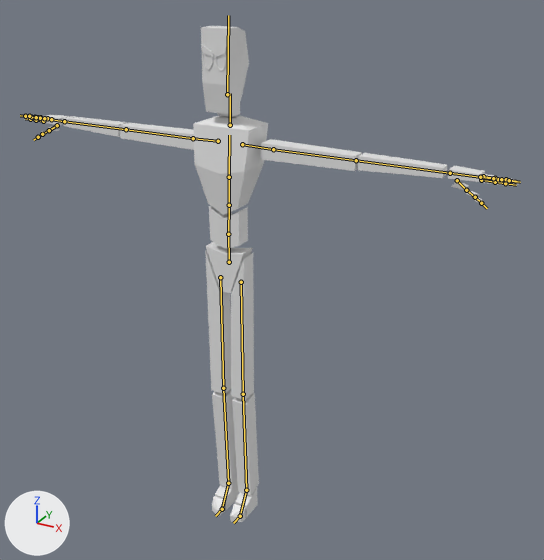
Before and after pictures for a commit that changed the Blender file Models/Bosses/ForestProtector.blend.
Rendered twice from a 50 mm lens placed at (253.0, -402.0, 403.0), pointed at (37.0, -8.0, 206.0). The lights are fixed; the arrows at lower left show +X, +Y and +Z. The picture after the commit comes second. The bones that change, and the others that lie on the model, are drawn over the model as lines.

Names of what the first picture shows: 'CharacterBase.002'.
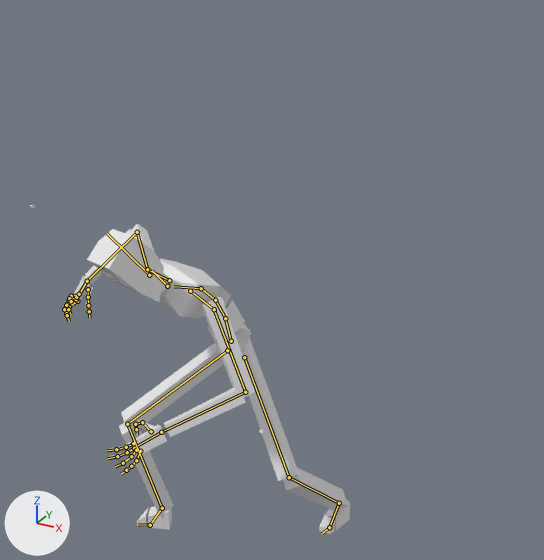
The newer file adds an action. The first version stands in its rest pose; the second is drawn at frame 5 of the action 'Armature.ForestProtector_Walk'.

What the commit changed:
Bone 'Ctrl_Thumb1_Right' (bone_ctrl_thumb1_right) turns from (0, 0, 0) to (0, 0, -68) degrees about its own x, y and z.
Bone 'Ctrl_Thumb2_Right' (bone_ctrl_thumb2_right) turns from (0, 0, 0) to (0, 0, 32) degrees about its own x, y and z.
Bone 'Ctrl_Thumb3_Right' (bone_ctrl_thumb3_right) turns from (0, 0, 0) to (0, 0, 32) degrees about its own x, y and z.
Bone 'Ctrl_Index1_Right' (bone_ctrl_index1_right) turns from (0, 0, 0) to (-31, 0, -18) degrees about its own x, y and z.
Bone 'Ctrl_Index2_Right' (bone_ctrl_index2_right) turns from (0, 0, 0) to (35, 0, 0) degrees about its own x, y and z.
Bone 'Ctrl_Index3_Right' (bone_ctrl_index3_right) turns from (0, 0, 0) to (35, 0, 0) degrees about its own x, y and z.
Bone 'Ctrl_Middle1_Right' (bone_ctrl_middle1_right) turns from (0, 0, 0) to (-31, 0, 0) degrees about its own x, y and z.
Bone 'Ctrl_Middle2_Right' (bone_ctrl_middle2_right) turns from (0, 0, 0) to (35, 0, 0) degrees about its own x, y and z.
Bone 'Ctrl_Middle3_Right' (bone_ctrl_middle3_right) turns from (0, 0, 0) to (35, 0, 0) degrees about its own x, y and z.
Bone 'Ctrl_Ring1_Right' (bone_ctrl_ring1_right) turns from (0, 0, 0) to (-31, 0, 10) degrees about its own x, y and z.
Bone 'Ctrl_Ring2_Right' (bone_ctrl_ring2_right) turns from (0, 0, 0) to (35, 0, 0) degrees about its own x, y and z.
Bone 'Ctrl_Ring3_Right' (bone_ctrl_ring3_right) turns from (0, 0, 0) to (35, 0, 0) degrees about its own x, y and z.
Bone 'Ctrl_Pinky1_Right' (bone_ctrl_pinky1_right) turns from (0, 0, 0) to (-31, 0, 21) degrees about its own x, y and z.
Bone 'Ctrl_Pinky2_Right' (bone_ctrl_pinky2_right) turns from (0, 0, 0) to (35, 0, 0) degrees about its own x, y and z.
Bone 'Ctrl_Pinky3_Right' (bone_ctrl_pinky3_right) turns from (0, 0, 0) to (35, 0, 0) degrees about its own x, y and z.
Bone 'Ctrl_Thumb1_Left' (bone_ctrl_thumb1_left) turns from (0, 0, 0) to (36, -52, 18) degrees about its own x, y and z.
Bone 'Ctrl_Thumb2_Left' (bone_ctrl_thumb2_left) turns from (0, 0, 0) to (-21, -24, -46) degrees about its own x, y and z.
Bone 'Ctrl_Thumb3_Left' (bone_ctrl_thumb3_left) turns from (0, 0, 0) to (-21, -24, -46) degrees about its own x, y and z.
Bone 'Ctrl_Index1_Left' (bone_ctrl_index1_left) turns from (0, 0, 0) to (-31, 0, 14) degrees about its own x, y and z.
Bone 'Ctrl_Index2_Left' (bone_ctrl_index2_left) turns from (0, 0, 0) to (35, 0, 0) degrees about its own x, y and z.
Bone 'Ctrl_Index3_Left' (bone_ctrl_index3_left) turns from (0, 0, 0) to (35, 0, 0) degrees about its own x, y and z.
Bone 'Ctrl_Middle1_Left' (bone_ctrl_middle1_left) turns from (0, 0, 0) to (-31, 0, 8) degrees about its own x, y and z.
Bone 'Ctrl_Middle2_Left' (bone_ctrl_middle2_left) turns from (0, 0, 0) to (35, 0, 0) degrees about its own x, y and z.
Bone 'Ctrl_Middle3_Left' (bone_ctrl_middle3_left) turns from (0, 0, 0) to (35, 0, 0) degrees about its own x, y and z.
Bone 'Ctrl_Ring1_Left' (bone_ctrl_ring1_left) turns from (0, 0, 0) to (-31, 0, -9) degrees about its own x, y and z.
Bone 'Ctrl_Ring2_Left' (bone_ctrl_ring2_left) turns from (0, 0, 0) to (35, 0, 0) degrees about its own x, y and z.
Bone 'Ctrl_Ring3_Left' (bone_ctrl_ring3_left) turns from (0, 0, 0) to (35, 0, 0) degrees about its own x, y and z.
Bone 'Ctrl_Pinky1_Left' (bone_ctrl_pinky1_left) turns from (0, 0, 0) to (-31, 0, -25) degrees about its own x, y and z.
Bone 'Ctrl_Pinky2_Left' (bone_ctrl_pinky2_left) turns from (0, 0, 0) to (35, 0, 0) degrees about its own x, y and z.
Bone 'Ctrl_Pinky3_Left' (bone_ctrl_pinky3_left) turns from (0, 0, 0) to (35, 0, 0) degrees about its own x, y and z.
Bone 'Ctrl_Hips' (bone_ctrl_hips) moves from (0.0, 0.0, 0.0) to (0.0, -60.1, 0.4).
Bone 'Ctrl_Hips' (bone_ctrl_hips) turns from (0, 0, 0) to (15, -10, 0) degrees about its own x, y and z.
Bone 'Ctrl_Spine' (bone_ctrl_spine) turns from (0, 0, 0) to (17, 0, 0) degrees about its own x, y and z.
Bone 'Ctrl_Spine1' (bone_ctrl_spine1) turns from (0, 0, 0) to (17, 0, 0) degrees about its own x, y and z.
Bone 'Ctrl_Spine2' (bone_ctrl_spine2) turns from (0, 0, 0) to (21, -5, -5) degrees about its own x, y and z.
Bone 'Ctrl_Neck' (bone_ctrl_neck) turns from (0, 0, 0) to (-26, 5, 1) degrees about its own x, y and z.
Bone 'Ctrl_Shoulder_Left' (bone_ctrl_shoulder_left) turns from (0, 0, 0) to (0, 0, 16) degrees about its own x, y and z.
Bone 'Ctrl_Arm_FK_Left' (bone_ctrl_arm_fk_left) moves from (0.0, 0.0, 0.0) to (5.9, -0.5, 3.2).
Bone 'Ctrl_Arm_FK_Left' (bone_ctrl_arm_fk_left) turns from (0, 0, 0) to (27, -47, 36) degrees about its own x, y and z.
Bone 'Ctrl_ForeArm_FK_Left' (bone_ctrl_forearm_fk_left) turns from (0, 0, 0) to (0, 0, 89) degrees about its own x, y and z.
Bone 'Ctrl_Hand_FK_Left' (bone_ctrl_hand_fk_left) turns from (0, 0, 0) to (-14, 0, 0) degrees about its own x, y and z.
Bone 'Ctrl_Shoulder_Right' (bone_ctrl_shoulder_right) turns from (0, 0, 0) to (0, 0, -8) degrees about its own x, y and z.
Bone 'Ctrl_Arm_FK_Right' (bone_ctrl_arm_fk_right) turns from (0, 0, 0) to (33, 12, 22) degrees about its own x, y and z.
Bone 'Ctrl_ForeArm_FK_Right' (bone_ctrl_forearm_fk_right) turns from (0, 0, 0) to (0, 0, -81) degrees about its own x, y and z.
Bone 'Ctrl_Hand_FK_Right' (bone_ctrl_hand_fk_right) turns from (0, 0, 0) to (13, 0, 0) degrees about its own x, y and z.
Bone 'Ctrl_Foot_IK_Left' (bone_ctrl_foot_ik_left) moves from (0.0, 0.0, 0.0) to (-63.7, -34.5, -12.5).
Bone 'Ctrl_Foot_IK_Left' (bone_ctrl_foot_ik_left) turns from (0, 0, 0) to (0, 0, -15) degrees about its own x, y and z.
Bone 'Ctrl_Foot_IK_Right' (bone_ctrl_foot_ik_right) moves from (0.0, 0.0, 0.0) to (39.1, 36.0, -13.7).
Bone 'Ctrl_Foot_IK_Right' (bone_ctrl_foot_ik_right) turns from (0, 0, 0) to (0, 0, -65) degrees about its own x, y and z.
Bone 'Ctrl_LegPole_IK_Right' (bone_ctrl_legpole_ik_right) moves from (0.0, 0.0, 0.0) to (54.0, 0.0, 25.1).

Location of each change, [x1, y1, x2, y2] in pixels of the pictures (544 x 560 px):
'CharacterBase.002', posed (35% narrower, 34% shorter): before [25, 26, 519, 522]; after [30, 205, 350, 534]
